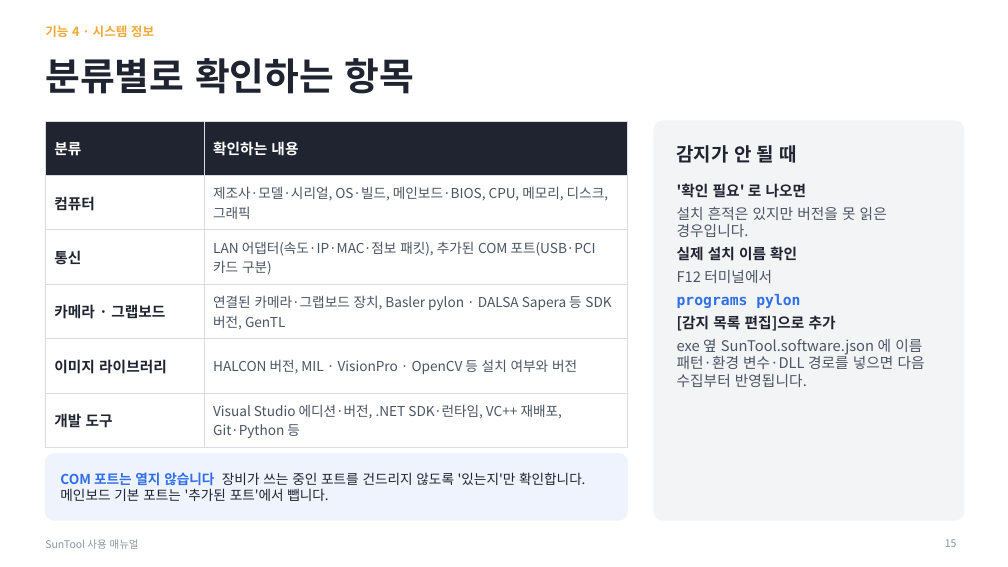
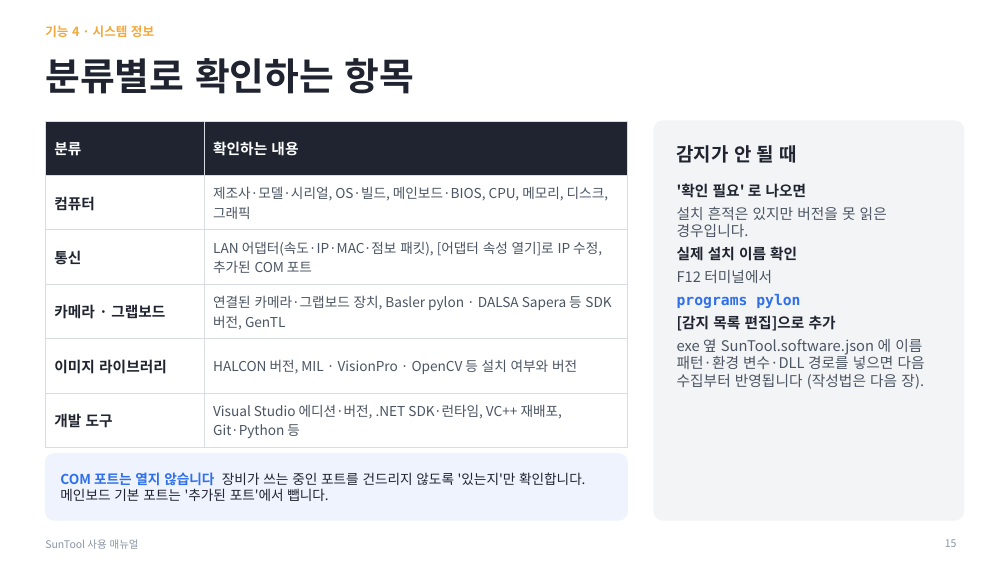
Before and after one commit to MiniSG/SunTool, a slide deck: slide 15 of docs/SunTool_사용매뉴얼.pptx. Drawn at 1008x567 pixels with LibreOffice and Linux fonts; fonts in the diff are those of the drawing. Boxes give left, top, right and bottom in pixels: in the first picture for what was removed or moved away, otherwise in the second. Text is boxed around its words. In the diff, an @@ line names an element or a change of style, - is before the commit and + after.

```diff
--- a/docs/SunTool_사용매뉴얼.pptx
+++ b/docs/SunTool_사용매뉴얼.pptx
@@ table at <box>45,121,628,442</box> @@
-row 3, column 2: LAN 어댑터(속도·IP·MAC·점보 패킷), 추가된 COM 포트(USB·PCI 카드 구분)
+row 3, column 2: LAN 어댑터(속도·IP·MAC·점보 패킷), [어댑터 속성 열기]로 IP 수정, 추가된 COM 포트
@@ text at <box>677,339,925,389</box>: text changed @@
-exe 옆 SunTool.software.json 에 이름 패턴·환경 변수·DLL 경로를 넣으면 다음 수집부터 반영됩니다.
+exe 옆 SunTool.software.json 에 이름 패턴·환경 변수·DLL 경로를 넣으면 다음 수집부터 반영됩니다 (작성법은 다음 장).
```
Also in this commit, not shown: 4 other slides changed, 1 slide added, 6 other files.
